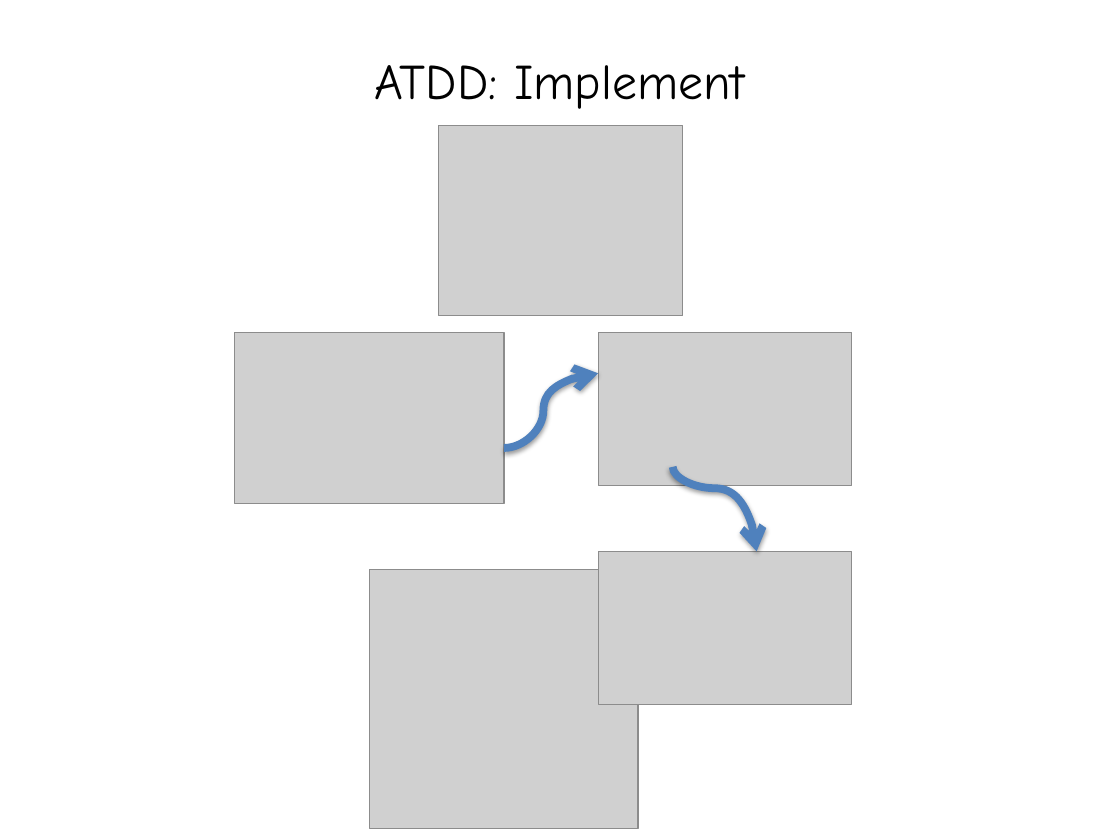
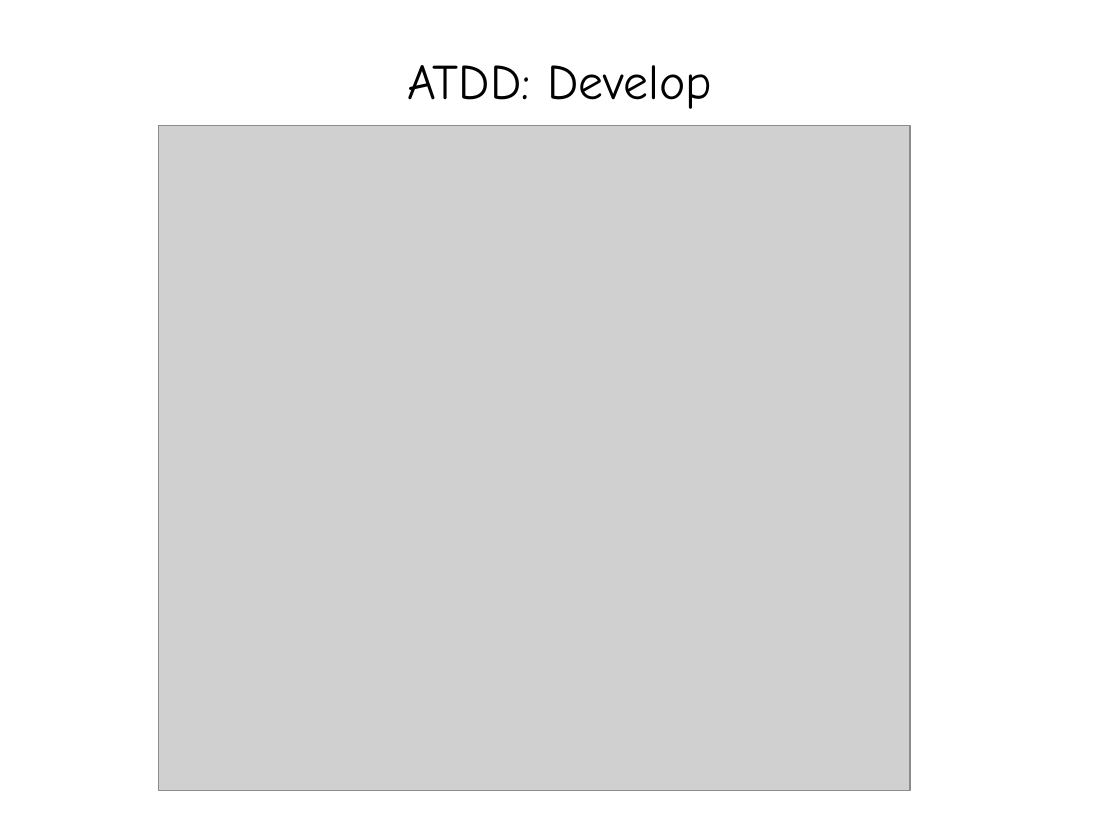
Before and after one commit to testobsessed/ATDD-demo, a slide deck: slide 3 of doc/atdd-overview.pptx. Drawn at 1120x840 pixels with LibreOffice and Linux fonts; fonts in the diff are those of the drawing; grey boxes stand for pictures. Boxes give left, top, right and bottom in pixels: in the first picture for what was removed or moved away, otherwise in the second. Text is boxed around its words. In the diff, an @@ line names an element or a change of style, - is before the commit and + after.

```diff
--- a/doc/atdd-overview.pptx
+++ b/doc/atdd-overview.pptx
@@ title at box(408, 65, 712, 109): text changed @@
-ATDD: Implement
+ATDD: Develop
@@ picture added at box(159, 125, 911, 791) @@
@@ picture removed at box(439, 125, 683, 316) @@
@@ picture removed at box(234, 333, 504, 504) @@
@@ picture removed at box(598, 333, 851, 486) @@
@@ curved arrow removed from (504, 448) to (598, 373) @@
@@ curved arrow removed from (673, 467) to (757, 551) @@
@@ picture removed at box(370, 569, 637, 828) @@
@@ picture removed at box(598, 551, 851, 704) @@
```
Also in this commit, not shown: 2 other slides changed, 14 other files.
